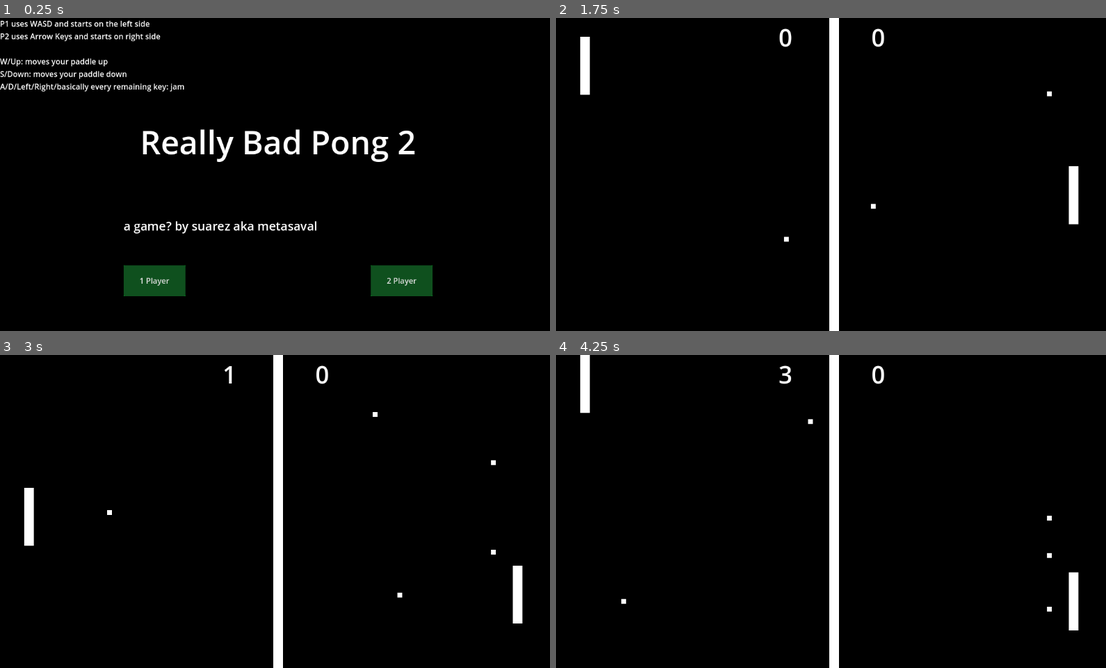
Above: before the commit, frames 1-4 (two rows, left to right).
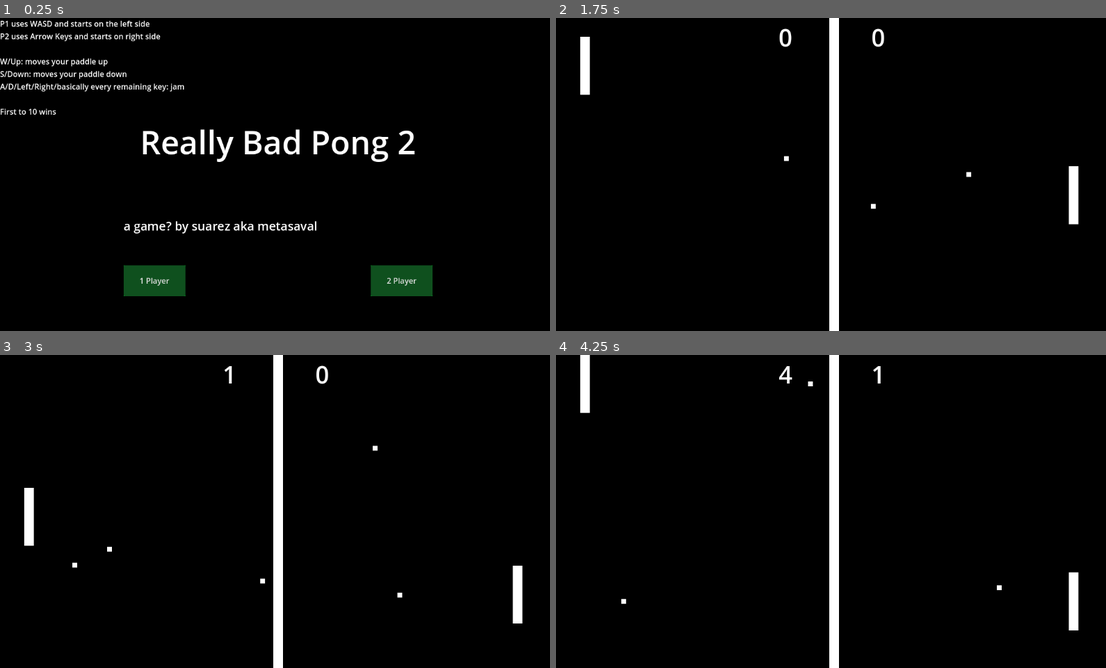
Above: after the commit, the same moments.

Repository: DDSuarez/ReallyBadPong2
Game: Godot game, scene res://main_menu.tscn
The game is run twice, just before and just after one commit, with the same random seed, the same clock (stepped at 60 frames per second) and the same inputs.
Inputs:
- Up to frame 1 (0.25 s): no input
- Up to frame 2 (1.75 s): click "1 Player" at 0.5 s; tap Enter at 1.25 s; hold W (p1_up) from 1.28 s (still down); tap A (p1_jam) at 1.35 s; tap Left (p2_jam) at 1.55 s
- Up to frame 3 (3 s): release W (p1_up) at 2.03 s; hold S (p1_down) 2.03-2.78 s; tap Left (p2_jam) at 2.1 s; tap A (p1_jam) at 2.3, 2.85 s; hold W (p1_up) from 2.78 s (still down)
- Up to frame 4 (4.25 s): keep holding W (p1_up); tap Left (p2_jam) at 3.05 s; tap Down (p2_down) at 3.6 s; tap A (p1_jam) at 3.8 s

The runs differ from the first frame. In frame 1, 0.1% of the frame differs, in the area x 0-11%, y 28-31%; in frame 2, less than 0.1%; in frame 3, 0.1%; in frame 4, 0.3%, in the area x 40-91%, y 3-82%.

Commit message:
added collision sound

Diff:
--- a/ball.gd
+++ b/ball.gd
@@ -23,6 +23,7 @@
 	var collision = move_and_collide(dir * speed * delta)
 	var collider
 	if collision:
+		$AudioStreamPlayer2D.play()
 		collider = collision.get_collider()
 		#if ball hits paddle
 		if collider == $"../Player" or collider == $"../CPU":
--- a/ball.tscn
+++ b/ball.tscn
@@ -1,6 +1,7 @@
-[gd_scene load_steps=3 format=3 uid="uid://d2pskdj6pp6np"]
+[gd_scene load_steps=4 format=3 uid="uid://d2pskdj6pp6np"]
 
 [ext_resource type="Script" path="res://ball.gd" id="1_hsn18"]
+[ext_resource type="AudioStream" uid="uid://mwhb71y66fdv" path="res://assets/ball_hit.wav" id="2_3rtc5"]
 
 [sub_resource type="RectangleShape2D" id="RectangleShape2D_nwjwu"]
 size = Vector2(10, 10)
@@ -25,3 +26,6 @@
 
 [node name="CollisionShape2D" type="CollisionShape2D" parent="."]
 shape = SubResource("RectangleShape2D_nwjwu")
+
+[node name="AudioStreamPlayer2D" type="AudioStreamPlayer2D" parent="."]
+stream = ExtResource("2_3rtc5")
--- a/field.gd
+++ b/field.gd
@@ -5,7 +5,7 @@
 @onready var screen_size = get_viewport_rect().size
 
 const PADDLE_SPEED : int = 500
-const WIN_SCORE : int = 5
+const WIN_SCORE : int = 10
 
 var ballCounter : int
 var charScale : Vector2
@@ -79,12 +79,13 @@
 			# decrease ball speed
 			$Ball.speed -= $Ball.ACCEL
 		8:
+			# launches a fast ball from the paddle across the screen
 			var ballScene = load("res://ball.tscn")
 			var newBall = ballScene.instantiate()
 			newBall.speed = 1000
 
 			var new_dir := Vector2()
-			new_dir.y = randf_range(-1, 1)
+			new_dir.y = 0
 
 			if p1Jammed:
 				newBall.position.x = $Player.position.x + 60
@@ -93,11 +94,13 @@
 			elif p2Jammed:
 				newBall.position.x = $CPU.position.x - 60
 				newBall.position.y = $CPU.position.y
-				new_dir.y = -1
+				new_dir.x = -1
 
 			newBall.dir = new_dir
 			add_child(newBall)
 			ballCounter += 1
+		9:
+			$AudioStreamPlayer2D.play()
 		_:
 			pass
 
--- a/field.tscn
+++ b/field.tscn
@@ -1,9 +1,10 @@
-[gd_scene load_steps=8 format=3 uid="uid://lo32xksvi7sb"]
+[gd_scene load_steps=9 format=3 uid="uid://lo32xksvi7sb"]
 
 [ext_resource type="Script" path="res://field.gd" id="1_3kao8"]
 [ext_resource type="Script" path="res://Player.gd" id="3_363c6"]
 [ext_resource type="Script" path="res://CPU.gd" id="4_0md7o"]
 [ext_resource type="PackedScene" uid="uid://d2pskdj6pp6np" path="res://ball.tscn" id="4_vvp0e"]
+[ext_resource type="AudioStream" uid="uid://d3jtx8ai5s0vx" path="res://assets/jingles-steel_00.ogg" id="5_410mk"]
 
 [sub_resource type="RectangleShape2D" id="RectangleShape2D_ejmuw"]
 size = Vector2(20, 120)
@@ -132,6 +133,9 @@
 offset_bottom = 31.0
 text = "Wrapped!"
 
+[node name="AudioStreamPlayer2D" type="AudioStreamPlayer2D" parent="."]
+stream = ExtResource("5_410mk")
+
 [connection signal="body_entered" from="ScoreLeft" to="." method="_on_score_left_body_entered"]
 [connection signal="body_entered" from="ScoreRight" to="." method="_on_score_right_body_entered"]
 [connection signal="timeout" from="BallTimer" to="." method="_on_ball_timer_timeout"]
--- a/main_menu.tscn
+++ b/main_menu.tscn
@@ -70,7 +70,9 @@
 
 W/Up: moves your paddle up
 S/Down: moves your paddle down
-A/D/Left/Right/basically every remaining key: jam"
+A/D/Left/Right/basically every remaining key: jam
+
+First to 10 wins"
 
 [connection signal="pressed" from="OnePlayer/OnePlayerMode" to="." method="_on_one_player_mode_pressed"]
 [connection signal="pressed" from="TwoPlayer/TwoPlayerMode" to="." method="_on_two_player_mode_pressed"]
Not shown, added: assets/ball_hit.wav.import
Not shown, added: assets/jingles-steel_00.ogg.import
Not shown, added: assets/ball_hit.mmpz
Not shown, added: assets/ball_hit.mmpz.bak
Not shown, added: assets/ball_hit.wav
Not shown, added: assets/jingles-steel_00.ogg
